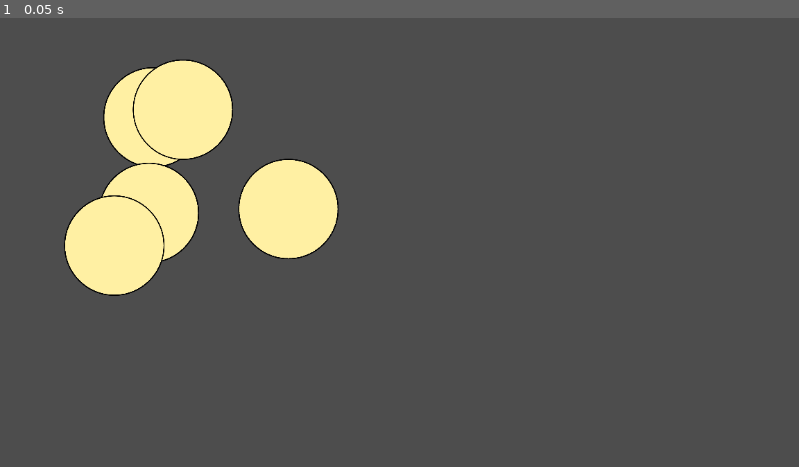
Above: before the commit, frame 1.
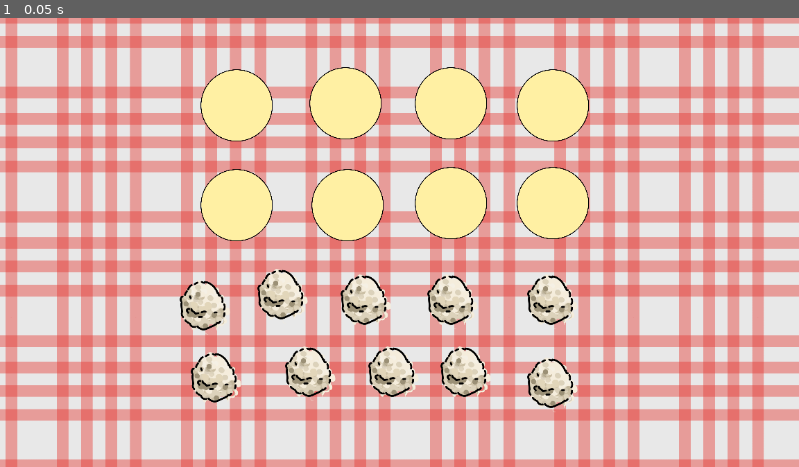
Above: after the commit, the same moment.

Repository: n0tcnj1eck4h/HackCarpathia2025
Game: Godot game, scene res://minigames/dumplings/make_some_dumplings.tscn
Same seed, same stepped clock (60 frames per second), same inputs: the game is played once before the commit and once after it. This scene is started directly instead of the project's main scene.
Inputs:
- Up to frame 1 (0.05 s): no input

The runs differ from the first frame. In frame 1, 99% of the frame differs, in the area x 0-100%, y 0-100%.

Commit message:
dumplings

Diff:
--- a/ElderWare/minigames/dumplings/dumpling.tscn
+++ b/ElderWare/minigames/dumplings/dumpling.tscn
@@ -1,8 +1,9 @@
 [gd_scene load_steps=2 format=3 uid="uid://bs4od8oolq1m4"]
 
-[ext_resource type="Texture2D" uid="uid://b0w2s6es0ymj2" path="res://assets/pierog.png" id="1_h2ols"]
+[ext_resource type="Texture2D" uid="uid://dgyg0ab8u0jfn" path="res://assets/pierog.png" id="1_h2ols"]
 
 [node name="Dumpling" type="Area2D"]
+scale = Vector2(2.18088, 2.18088)
 
 [node name="Sprite2D" type="Sprite2D" parent="."]
 position = Vector2(-3, -4)
--- /dev/null
+++ b/ElderWare/minigames/dumplings/filling.gd
@@ -0,0 +1,20 @@
+extends Node2D
+
+
+var is_dragging = false;
+var mouse_offset = Vector2(0, 0)
+
+
+func _process(delta):
+	if is_dragging:
+		position = get_global_mouse_position()
+
+
+
+func _on_input_event(viewport: Node, event: InputEvent, shape_idx: int) -> void:
+	if event is InputEventMouseButton and event.button_index == MOUSE_BUTTON_LEFT:
+		if event.pressed:
+			mouse_offset = position + get_global_mouse_position()
+			is_dragging = true
+		else:
+			is_dragging = false
--- a/ElderWare/minigames/dumplings/filling.tscn
+++ b/ElderWare/minigames/dumplings/filling.tscn
@@ -1,9 +1,23 @@
-[gd_scene load_steps=2 format=3 uid="uid://dpihysfm03hjx"]
+[gd_scene load_steps=4 format=3 uid="uid://dpihysfm03hjx"]
 
-[ext_resource type="Texture2D" uid="uid://bdgc157o1odp8" path="res://assets/farsz.png" id="1_vd7y0"]
+[ext_resource type="Texture2D" uid="uid://bt5h1vkfmk15r" path="res://assets/farsz.png" id="1_vd7y0"]
+[ext_resource type="Script" uid="uid://durnl0q7mr85f" path="res://minigames/dumplings/filling.gd" id="2_csaa5"]
 
-[node name="filling" type="Node2D"]
+[sub_resource type="CircleShape2D" id="CircleShape2D_vd7y0"]
+radius = 110.164
+
+[node name="Filling" type="Area2D" groups=["filling"]]
+z_index = 1
+position = Vector2(-1, 0)
+rotation = -0.523598
+scale = Vector2(0.193766, 0.193766)
+script = ExtResource("2_csaa5")
 
 [node name="Sprite2D" type="Sprite2D" parent="."]
 position = Vector2(18, 19)
 texture = ExtResource("1_vd7y0")
+
+[node name="CollisionShape2D" type="CollisionShape2D" parent="." groups=["filling"]]
+shape = SubResource("CircleShape2D_vd7y0")
+
+[connection signal="input_event" from="." to="." method="_on_input_event"]
--- a/ElderWare/minigames/dumplings/make_some_dumplings.gd
+++ b/ElderWare/minigames/dumplings/make_some_dumplings.gd
@@ -1,34 +1 @@
 extends Node2D
-
-
-
-
-
-const unmade_dumpling_scene = preload(
-	"res://minigames/dumplings/unmade_dumpling.tscn")
-
-# Called when the node enters the scene tree for the first time.
-func _ready() -> void:
-	for i in 5:
-		spawn_dumpling()
-
-
-# Called every frame. 'delta' is the elapsed time since the previous frame.
-func _process(delta: float) -> void:
-	pass
-
-
-func gen_random_pos() -> Vector2:
-	var spawnArea = $DumplingSpawner/CollisionShape2D.shape.extents
-	var origin = $DumplingSpawner/CollisionShape2D.global_position - spawnArea
-	var x = randf_range(origin.x, spawnArea.x)
-	var y = randf_range(origin.y, spawnArea.y)
-
-	return Vector2(x, y)
-
-
-func spawn_dumpling() -> void:
-	var unmade_dumpling = unmade_dumpling_scene.instantiate()
-	unmade_dumpling.position = gen_random_pos()
-
-	add_child(unmade_dumpling)
--- a/ElderWare/minigames/dumplings/make_some_dumplings.tscn
+++ b/ElderWare/minigames/dumplings/make_some_dumplings.tscn
@@ -1,26 +1,101 @@
-[gd_scene load_steps=4 format=3 uid="uid://catmauxtq2rmk"]
+[gd_scene load_steps=4 format=3 uid="uid://b1e64j0vwf4w5"]
 
-[ext_resource type="Script" uid="uid://cnjo1gtbmqebg" path="res://minigames/dumplings/make_some_dumplings.gd" id="1_7pipn"]
-[ext_resource type="PackedScene" uid="uid://xeqis28gpc2a" path="res://minigames/dumplings/spoon.tscn" id="1_m47mg"]
-
-[sub_resource type="RectangleShape2D" id="RectangleShape2D_7pipn"]
-size = Vector2(1845, 745)
+[ext_resource type="PackedScene" uid="uid://fcwmsna2awwl" path="res://minigames/dumplings/unmade_dumpling.tscn" id="2_kv7ns"]
+[ext_resource type="Texture2D" uid="uid://b64hlv2ou5xsu" path="res://assets/tablecloth.png" id="3_kv7ns"]
+[ext_resource type="PackedScene" uid="uid://dpihysfm03hjx" path="res://minigames/dumplings/filling.tscn" id="3_y2cme"]
 
 [node name="MakeSomeDumplings" type="Node2D"]
-script = ExtResource("1_7pipn")
 
-[node name="Spoon" parent="." instance=ExtResource("1_m47mg")]
-position = Vector2(223, 917)
+[node name="Unmade dumplings" type="Node" parent="."]
 
-[node name="Camera2D" type="Camera2D" parent="."]
-position = Vector2(-3, 0)
-anchor_mode = 0
-limit_right = 1920
-limit_bottom = 1080
+[node name="UnmadeDumpling" parent="Unmade dumplings" instance=ExtResource("2_kv7ns")]
+position = Vector2(344, 123)
+scale = Vector2(0.717973, 0.717973)
 
-[node name="DumplingSpawner" type="Area2D" parent="."]
-position = Vector2(1152, 688)
+[node name="UnmadeDumpling2" parent="Unmade dumplings" instance=ExtResource("2_kv7ns")]
+position = Vector2(504, 267)
+scale = Vector2(0.717973, 0.717973)
 
-[node name="CollisionShape2D" type="CollisionShape2D" parent="DumplingSpawner"]
-position = Vector2(-194.5, -284.5)
-shape = SubResource("RectangleShape2D_7pipn")
+[node name="UnmadeDumpling10" parent="Unmade dumplings" instance=ExtResource("2_kv7ns")]
+position = Vector2(653, 264)
+scale = Vector2(0.717973, 0.717973)
+
+[node name="UnmadeDumpling11" parent="Unmade dumplings" instance=ExtResource("2_kv7ns")]
+position = Vector2(800, 264)
+scale = Vector2(0.717973, 0.717973)
+
+[node name="UnmadeDumpling3" parent="Unmade dumplings" instance=ExtResource("2_kv7ns")]
+position = Vector2(344, 267)
+scale = Vector2(0.717973, 0.717973)
+
+[node name="UnmadeDumpling5" parent="Unmade dumplings" instance=ExtResource("2_kv7ns")]
+position = Vector2(800, 123)
+scale = Vector2(0.717973, 0.717973)
+
+[node name="UnmadeDumpling6" parent="Unmade dumplings" instance=ExtResource("2_kv7ns")]
+position = Vector2(653, 120)
+scale = Vector2(0.717973, 0.717973)
+
+[node name="UnmadeDumpling8" parent="Unmade dumplings" instance=ExtResource("2_kv7ns")]
+position = Vector2(501, 120)
+scale = Vector2(0.717973, 0.717973)
+
+[node name="Fillings" type="Node" parent="."]
+
+[node name="Filling" parent="Fillings" instance=ExtResource("3_y2cme")]
+position = Vector2(296, 416)
+rotation = -0.902242
+scale = Vector2(0.308342, 0.315414)
+
+[node name="Filling10" parent="Fillings" instance=ExtResource("3_y2cme")]
+position = Vector2(672, 512)
+rotation = -0.902242
+scale = Vector2(0.308342, 0.315414)
+
+[node name="Filling2" parent="Fillings" instance=ExtResource("3_y2cme")]
+position = Vector2(408, 400)
+rotation = -0.902242
+scale = Vector2(0.308342, 0.315414)
+
+[node name="Filling3" parent="Fillings" instance=ExtResource("3_y2cme")]
+position = Vector2(797, 408)
+rotation = -0.902242
+scale = Vector2(0.308342, 0.315414)
+
+[node name="Filling4" parent="Fillings" instance=ExtResource("3_y2cme")]
+position = Vector2(528, 408)
+rotation = -0.902242
+scale = Vector2(0.308342, 0.315414)
+
+[node name="Filling5" parent="Fillings" instance=ExtResource("3_y2cme")]
+position = Vector2(797, 528)
+rotation = -0.902242
+scale = Vector2(0.308342, 0.315414)
+
+[node name="Filling6" parent="Fillings" instance=ExtResource("3_y2cme")]
+position = Vector2(568, 512)
+rotation = -0.902242
+scale = Vector2(0.308342, 0.315414)
+
+[node name="Filling7" parent="Fillings" instance=ExtResource("3_y2cme")]
+position = Vector2(448, 512)
+rotation = -0.902242
+scale = Vector2(0.308342, 0.315414)
+
+[node name="Filling8" parent="Fillings" instance=ExtResource("3_y2cme")]
+position = Vector2(312, 520)
+rotation = -0.902242
+scale = Vector2(0.308342, 0.315414)
+
+[node name="Filling9" parent="Fillings" instance=ExtResource("3_y2cme")]
+position = Vector2(653, 408)
+rotation = -0.902242
+scale = Vector2(0.308342, 0.315414)
+
+[node name="Sprite2D" type="Sprite2D" parent="."]
+texture_repeat = 2
+position = Vector2(752, 232)
+scale = Vector2(0.175209, 0.175209)
+texture = ExtResource("3_kv7ns")
+region_enabled = true
+region_rect = Rect2(0, 0, 10000, 10000)
--- a/ElderWare/minigames/dumplings/spoon.tscn
+++ /dev/null
@@ -1,32 +0,0 @@
-[gd_scene load_steps=5 format=3 uid="uid://xeqis28gpc2a"]
-
-[ext_resource type="Texture2D" uid="uid://8xluy4cu3d5r" path="res://assets/lyzka.png" id="1_l8ldo"]
-[ext_resource type="PackedScene" uid="uid://dpihysfm03hjx" path="res://minigames/dumplings/filling.tscn" id="2_1fr4u"]
-
-[sub_resource type="CapsuleShape2D" id="CapsuleShape2D_1fr4u"]
-height = 248.174
-
-[sub_resource type="CapsuleShape2D" id="CapsuleShape2D_0m318"]
-radius = 33.0068
-height = 126.566
-
-[node name="Spoon" type="Area2D"]
-
-[node name="Sprite2D" type="Sprite2D" parent="."]
-position = Vector2(-65.0001, 8.00006)
-scale = Vector2(0.530273, 0.530273)
-texture = ExtResource("1_l8ldo")
-
-[node name="CollisionShape2DHandle" type="CollisionShape2D" parent="."]
-position = Vector2(-93, 57)
-rotation = 1.01465
-shape = SubResource("CapsuleShape2D_1fr4u")
-
-[node name="CollisionShape2DHead" type="CollisionShape2D" parent="."]
-position = Vector2(56, -39)
-rotation = 1.01465
-shape = SubResource("CapsuleShape2D_0m318")
-
-[node name="filling" parent="." instance=ExtResource("2_1fr4u")]
-position = Vector2(56, -37)
-scale = Vector2(-0.268097, -0.268097)
--- a/ElderWare/minigames/dumplings/unmade_dumpling.gd
+++ b/ElderWare/minigames/dumplings/unmade_dumpling.gd
@@ -1,11 +1,14 @@
 extends Area2D
 
+const dumpling = preload("res://minigames/dumplings/dumpling.tscn")
 
-# Called when the node enters the scene tree for the first time.
-func _ready() -> void:
-	pass # Replace with function body.
+func _on_area_entered(area: Area2D):
+	if area.is_in_group("filling"):
+		var spawn_pos = self.global_position
+		queue_free()
+		area.queue_free()
 
-
-# Called every frame. 'delta' is the elapsed time since the previous frame.
-func _process(delta: float) -> void:
-	pass
+		if dumpling:
+			var new_instance = dumpling.instantiate()
+			get_tree().current_scene.add_child(new_instance)
+			new_instance.global_position = spawn_pos
--- a/ElderWare/minigames/dumplings/unmade_dumpling.tscn
+++ b/ElderWare/minigames/dumplings/unmade_dumpling.tscn
@@ -1,11 +1,14 @@
-[gd_scene load_steps=3 format=3 uid="uid://fcwmsna2awwl"]
+[gd_scene load_steps=4 format=3 uid="uid://fcwmsna2awwl"]
 
-[ext_resource type="Texture2D" uid="uid://crooqavodlvyt" path="res://assets/unmade_pierog.png" id="1_wa07k"]
+[ext_resource type="Script" uid="uid://8x76q55w7ke2" path="res://minigames/dumplings/unmade_dumpling.gd" id="1_ofu6e"]
+[ext_resource type="Texture2D" uid="uid://52ssgoj08p1e" path="res://assets/unmade_pierog.png" id="1_wa07k"]
 
 [sub_resource type="CircleShape2D" id="CircleShape2D_ofu6e"]
 radius = 72.8354
 
 [node name="UnmadeDumpling" type="Area2D"]
+scale = Vector2(0.397973, 0.397973)
+script = ExtResource("1_ofu6e")
 
 [node name="Sprite2D" type="Sprite2D" parent="."]
 position = Vector2(-10.375, -1.62499)
@@ -15,3 +18,5 @@
 [node name="CollisionShape2D" type="CollisionShape2D" parent="."]
 position = Vector2(-4, 4)
 shape = SubResource("CircleShape2D_ofu6e")
+
+[connection signal="area_entered" from="." to="." method="_on_area_entered"]
Not shown, changed: ElderWare/assets/farsz.png.import
Not shown, changed: ElderWare/assets/hp.png.import
Not shown, changed: ElderWare/assets/lapa_relaxed.png.import
Not shown, changed: ElderWare/assets/lapa_squeez.png.import
Not shown, changed: ElderWare/assets/lyzka.png.import
Not shown, changed: ElderWare/assets/pierog.png.import
Not shown, changed: ElderWare/assets/pigulka2.png.import
Not shown, changed: ElderWare/assets/pigulka3.png.import
Not shown, changed: ElderWare/assets/pigulka4.png.import
Not shown, changed: ElderWare/assets/pigulki.png.import
Not shown, changed: ElderWare/assets/sloik.png.import
Not shown, changed: ElderWare/assets/tablecloth.png.import
(and 3 more such lines)
